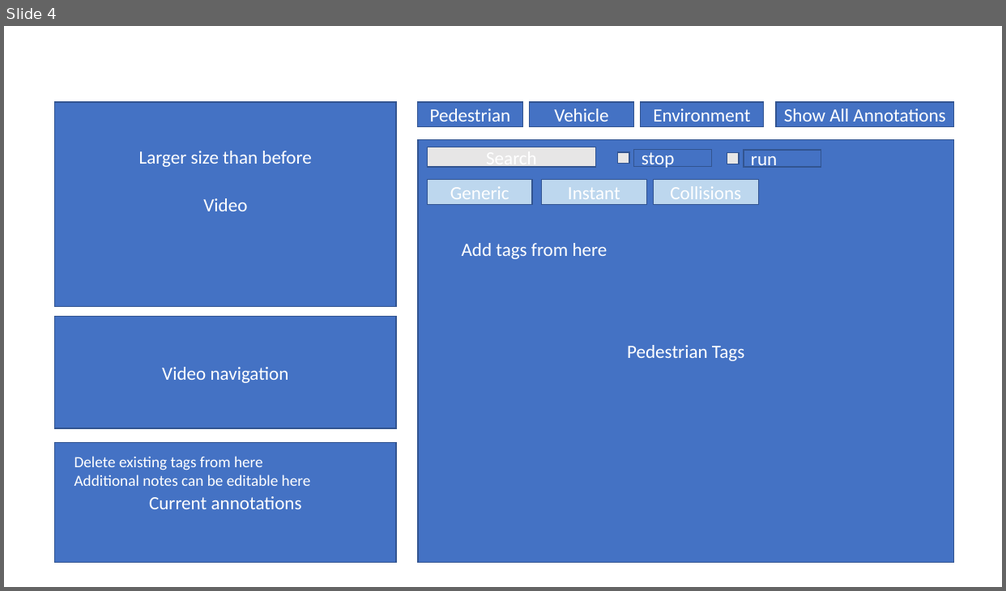
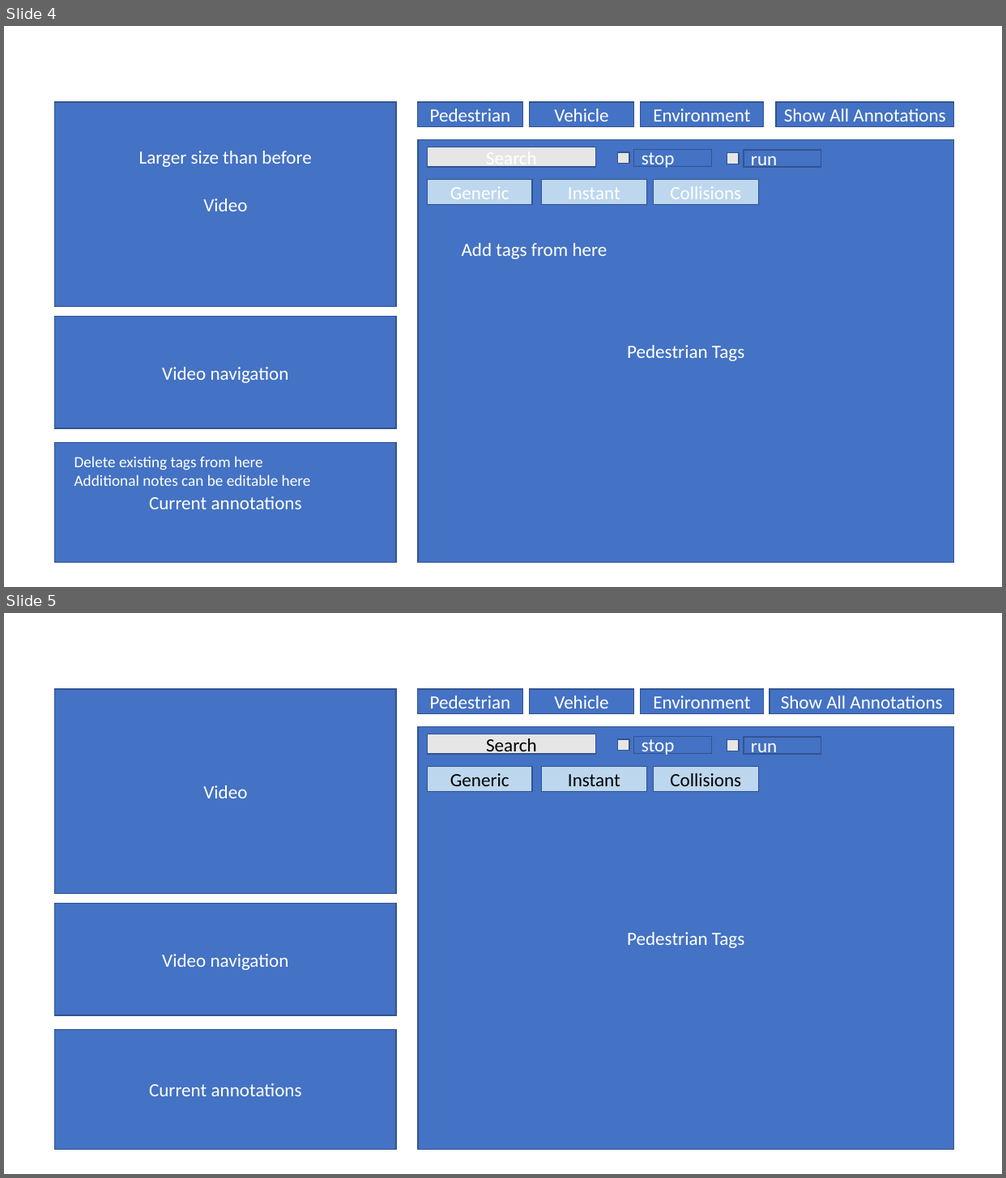
Before and after one commit to AugmentedDesignLab/ped-behavior-annotator, a slide deck: info-docs/UI.pptx. Shown one above the other, each under a label of ours: slide 4 before the commit, slides 4 and 5 after it. The pictures are 1006x591 and 1006x1178 pixels, drawn with LibreOffice and Linux fonts; fonts in the diff are those of the drawing. Boxes give left, top, right and bottom in pixels: in the first picture for what was removed or moved away, otherwise in the second. Text is boxed around its words. In the diff, an @@ line names an element or a change of style, - is before the commit and + after.

```diff
--- a/info-docs/UI.pptx
+++ b/info-docs/UI.pptx
@@ slide 5 added at [4, 613, 1002, 1174], background #FFFFFF @@
@@ rectangle added at [55, 689, 396, 894], fill #4472C4, outline #325491 1 pt, 18 pt, text #FFFFFF @@
+Video
@@ rectangle added at [418, 689, 522, 714], fill #4472C4, outline #325491 1 pt, 18 pt, text #FFFFFF @@
+Pedestrian
@@ rectangle added at [529, 689, 633, 714], fill #4472C4, outline #325491 1 pt, 18 pt, text #FFFFFF @@
+Vehicle
@@ rectangle added at [641, 689, 763, 714], fill #4472C4, outline #325491 1 pt, 18 pt, text #FFFFFF @@
+Environment
@@ rectangle added at [769, 689, 954, 714], fill #4472C4, outline #325491 1 pt, 18 pt, text #FFFFFF @@
+Show All Annotations
@@ rectangle added at [418, 726, 954, 1150], fill #4472C4, outline #325491 1 pt, 18 pt, text #FFFFFF @@
+Pedestrian Tags
@@ rectangle added at [427, 735, 596, 754], fill #E7E6E6, outline #325491 1 pt, 18 pt, text #000000 @@
+Search
@@ rectangle added at [618, 739, 630, 751], fill #E7E6E6, outline #325491 1 pt @@
@@ rectangle added at [634, 736, 712, 754], fill #4472C4, outline #325491 1 pt, 18 pt, text #FFFFFF @@
+stop
@@ rectangle added at [727, 740, 739, 752], fill #E7E6E6, outline #325491 1 pt @@
@@ rectangle added at [744, 737, 821, 755], fill #4472C4, outline #325491 1 pt, 18 pt, text #FFFFFF @@
+run
@@ rectangle added at [427, 766, 532, 791], fill #BDD7EE, outline #325491 1 pt, 18 pt, text #000000 @@
+Generic
@@ rectangle added at [542, 766, 646, 791], fill #BDD7EE, outline #325491 1 pt, 18 pt, text #000000 @@
+Instant
@@ rectangle added at [653, 766, 758, 791], fill #BDD7EE, outline #325491 1 pt, 18 pt, text #000000 @@
+Collisions
@@ rectangle added at [55, 904, 396, 1016], fill #4472C4, outline #325491 1 pt, 18 pt, text #FFFFFF @@
+Video navigation
@@ rectangle added at [55, 1030, 396, 1150], fill #4472C4, outline #325491 1 pt, 18 pt, text #FFFFFF @@
+Current annotations
```
Also in this commit, not shown: 1 other file.
